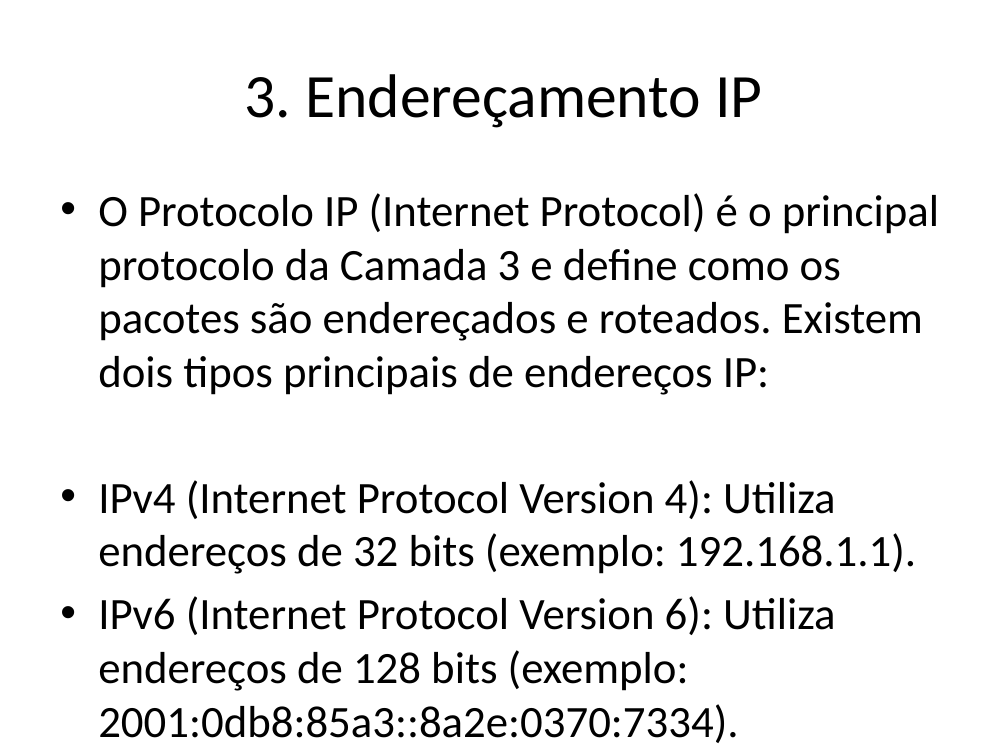
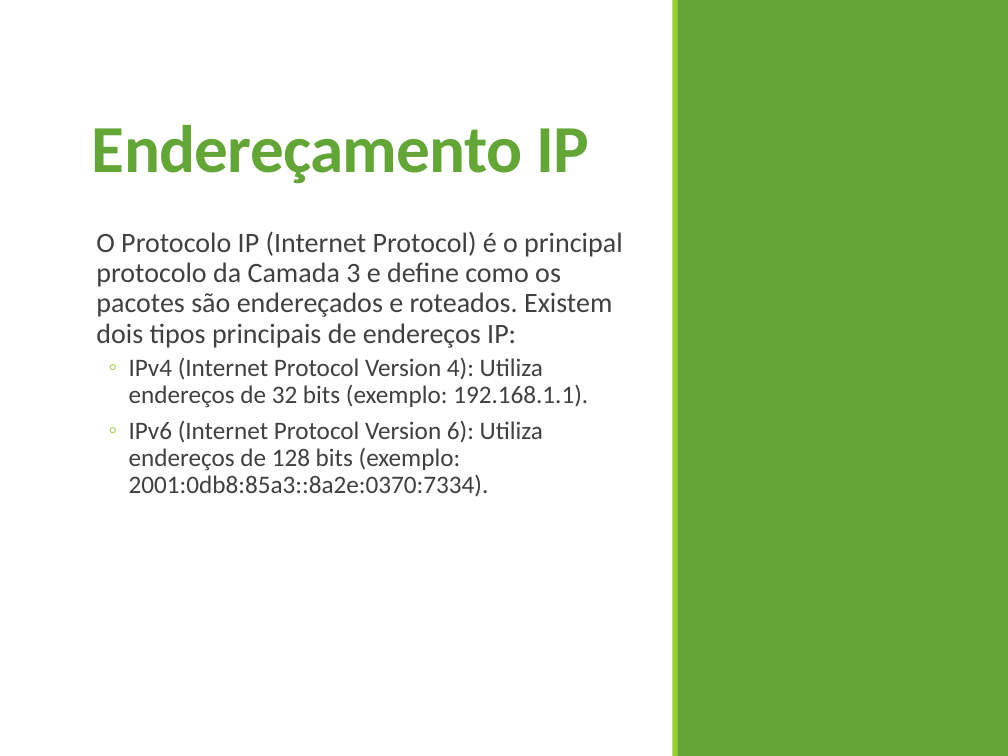
Before and after one commit to profAndreSouza/Material, a slide deck: slide 4 of Redes de Computadores/05 Camada de Rede.pptx (slide 3 before the commit). Drawn at 1008x756 pixels with LibreOffice and Linux fonts; fonts in the diff are those of the drawing. Boxes give left, top, right and bottom in pixels: in the first picture for what was removed or moved away, otherwise in the second. Text is boxed around its words. In the diff, an @@ line names an element or a change of style, - is before the commit and + after.

```diff
--- a/Redes de Computadores/05 Camada de Rede.pptx
+++ b/Redes de Computadores/05 Camada de Rede.pptx
@@ rectangle added at (0,0,1008,756), fill #FFFFFF @@
@@ rectangle added at (672,0,677,756), fill #99CB38 @@
@@ rectangle added at (673,0,1008,756), fill #63A537 @@
@@ title "Endereçamento IP" at (92,125,590,184): vertical alignment middle to bottom @@
@@ title at (92,125,590,184): text changed; size 44 to 48 pt; text colour #000000 to #63A537; bold on @@
-3. Endereçamento IP
+Endereçamento IP
@@ text "O Protocolo IP (Internet Protocol) ...": place and size @@
-text "O Protocolo IP (Internet Protocol) ..." at (98,193,939,691)
+text "O Protocolo IP (Internet Protocol) ..." at (96,231,622,497)
@@ text "O Protocolo IP (Internet Protocol) ..." at (96,231,622,497): size 32 to 20 pt in "O Protocolo IP (Internet Protocol) é o ..."; text colour #000000 to #404040; size 32 to 18 pt in "IPv4 (Internet Protocol Version 4): Utiliza endereços ...", "IPv6 (Internet Protocol Version 6): Utiliza endereços ..."; bullet • to  ; line spacing 1 to 0.9; more space between paragraphs; bullet • to ◦; list level 1 to 2 in "IPv4 (Internet Protocol Version 4): ..."; list level 1 to 2 in "IPv6 (Internet Protocol Version 6): ..." @@
@@ rectangle added at (0,706,1008,756), fill #63A537 @@
@@ rectangle added at (0,699,1008,706), fill #99CB38 @@
```
Also in this commit, not shown: 9 other slides changed, 2 slides added, 5 slides removed, 1 other file.
